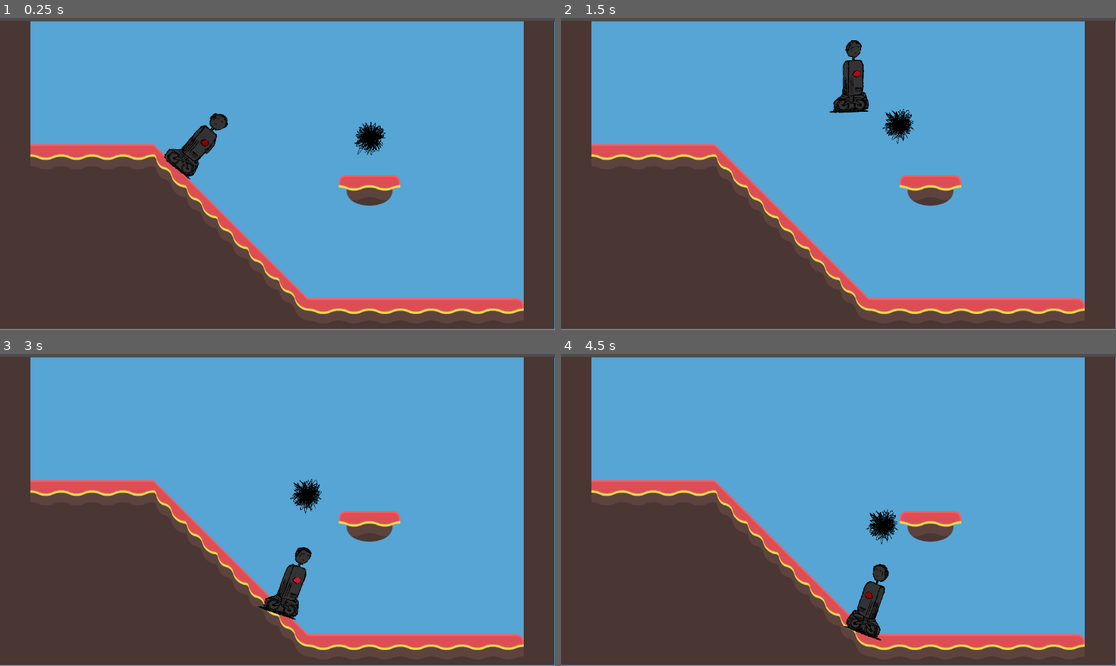
Above: before the commit, frames 1-4 (two rows, left to right).
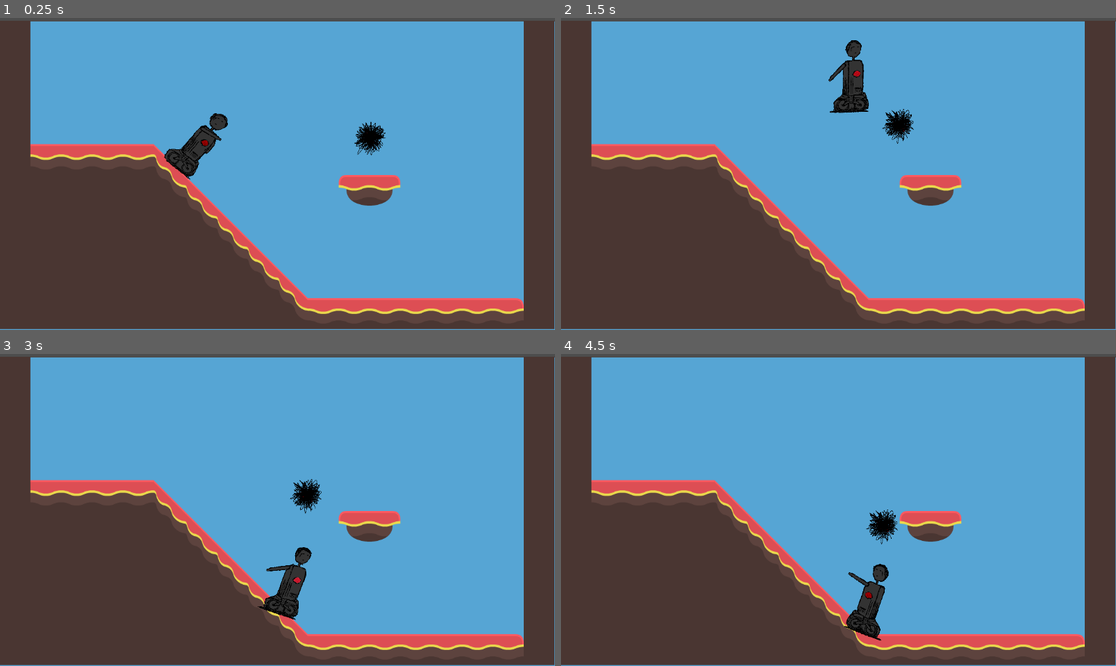
Above: after the commit, the same moments.

Repository: legendarysandbird/3mc-game
Game: Godot game, scene res://scenes/temp_level.tscn
Two runs of this game, one before a commit and one after it. Both use one fixed random seed, a clock stepped at 60 frames per second and the inputs below.
Inputs (mouse positions are in pixels of both pictures, inside the frame that each line leads up to):
- Up to frame 1 (0.25 s): no input
- Up to frame 2 (1.5 s): move the mouse to (960, 158) at 0.52 s; hold D (player_right) from 0.53 s (still down); tap Space (player_jump) at 0.77 s; move the mouse to (727, 189) at 1.27 s
- Up to frame 3 (3 s): tap Space (player_jump) at 1.52 s; move the mouse to (333, 441) at 2.02 s; release D (player_right) at 2.03 s; hold A (player_left) 2.03-2.78 s; move the mouse to (249, 572) at 2.77 s; hold D (player_right) from 2.78 s (still down)
- Up to frame 4 (4.5 s): tap Space (player_jump) at 3.02, 3.77 s; move the mouse to (1005, 556) at 3.52 s; move the mouse to (672, 463) at 4.27 s; release D (player_right) at 4.28 s; hold A (player_left) from 4.28 s (still down)

The runs differ from the first frame. In frame 1, less than 0.1% of the frame differs, in the area x 36-40%, y 34-40%; in frame 2, less than 0.1%, in the area x 48-52%, y 14-21%; in frame 3, less than 0.1%; in frame 4, less than 0.1%.

Commit message:
merge ryan's changes

Diff:
--- /dev/null
+++ b/scenes/arm_animation.gd
@@ -0,0 +1,7 @@
+extends AnimatedSprite2D
+
+func _ready() -> void:
+	play("default")
+
+func _process(_delta: float) -> void:
+	pass
--- a/scenes/player.tscn
+++ b/scenes/player.tscn
@@ -14,6 +14,14 @@
 [ext_resource type="Texture2D" uid="uid://dg4v75d88wljd" path="res://assets/player_temp/walk/character-LR-move-04.png" id="11_4ni07"]
 [ext_resource type="Texture2D" uid="uid://cltc3hw1pqdg8" path="res://assets/player_temp/walk/character-LR-move-05.png" id="12_l71n6"]
 [ext_resource type="Texture2D" uid="uid://bk15mcteg2cqc" path="res://assets/player_temp/walk/character-LR-move-06.png" id="13_ke2ow"]
+[ext_resource type="Script" uid="uid://bjp3npw4n82o" path="res://scripts/player/arm.gd" id="15_oprun"]
+[ext_resource type="Texture2D" uid="uid://ulp21w0q2l1a" path="res://assets/player_temp/arm-weapon/arm-IDLE-01.png" id="16_i4ail"]
+[ext_resource type="Texture2D" uid="uid://kj5w8eo35sqc" path="res://assets/player_temp/arm-weapon/arm-IDLE-02.png" id="17_a38lo"]
+[ext_resource type="Texture2D" uid="uid://cd7po0v5vxr8g" path="res://assets/player_temp/arm-weapon/arm-IDLE-03.png" id="18_4ni07"]
+[ext_resource type="Texture2D" uid="uid://x0c3eeeibap3" path="res://assets/player_temp/arm-weapon/arm-IDLE-04.png" id="19_l71n6"]
+[ext_resource type="Texture2D" uid="uid://bkkayyx3a5kbg" path="res://assets/player_temp/arm-weapon/arm-IDLE-05.png" id="20_ke2ow"]
+[ext_resource type="Texture2D" uid="uid://cv0xq3nuuyr0x" path="res://assets/player_temp/arm-weapon/arm-IDLE-06.png" id="21_ujl30"]
+[ext_resource type="Script" uid="uid://cjklalon7kcy1" path="res://scenes/arm_animation.gd" id="22_a38lo"]
 
 [sub_resource type="SpriteFrames" id="SpriteFrames_tc6bn"]
 animations = [{
@@ -64,6 +72,32 @@
 "speed": 15.0
 }]
 
+[sub_resource type="SpriteFrames" id="SpriteFrames_31cv2"]
+animations = [{
+"frames": [{
+"duration": 1.0,
+"texture": ExtResource("16_i4ail")
+}, {
+"duration": 1.0,
+"texture": ExtResource("17_a38lo")
+}, {
+"duration": 1.0,
+"texture": ExtResource("18_4ni07")
+}, {
+"duration": 1.0,
+"texture": ExtResource("19_l71n6")
+}, {
+"duration": 1.0,
+"texture": ExtResource("20_ke2ow")
+}, {
+"duration": 1.0,
+"texture": ExtResource("21_ujl30")
+}],
+"loop": true,
+"name": &"default",
+"speed": 5.0
+}]
+
 [sub_resource type="CapsuleShape2D" id="CapsuleShape2D_fdknk"]
 radius = 28.0
 height = 146.0
@@ -81,6 +115,20 @@
 script = ExtResource("6_xqplr")
 player = NodePath("..")
 
+[node name="RotationPoint" type="Node2D" parent="AnimatedSprite2D"]
+position = Vector2(-113.333, -166.667)
+scale = Vector2(6.66667, 6.66667)
+script = ExtResource("15_oprun")
+metadata/_edit_group_ = true
+
+[node name="Arm" type="AnimatedSprite2D" parent="AnimatedSprite2D/RotationPoint"]
+position = Vector2(22, 2)
+scale = Vector2(0.15, 0.15)
+sprite_frames = SubResource("SpriteFrames_31cv2")
+frame = 2
+frame_progress = 0.505687
+script = ExtResource("22_a38lo")
+
 [node name="CollisionShape2D" type="CollisionShape2D" parent="."]
 position = Vector2(5, -2)
 shape = SubResource("CapsuleShape2D_fdknk")
--- a/scripts/player/arm.gd
+++ b/scripts/player/arm.gd
@@ -1,4 +1,4 @@
-extends AnimatedSprite2D
+extends Node2D
 @export var player_animation: Node
 
 func _ready() -> void:
Not shown, added: scenes/arm_animation.gd.uid
Not shown: 1 places in scenes/player.tscn that only renumber resources
Not shown: 1 places in scenes/temp_level.tscn that only renumber resources
